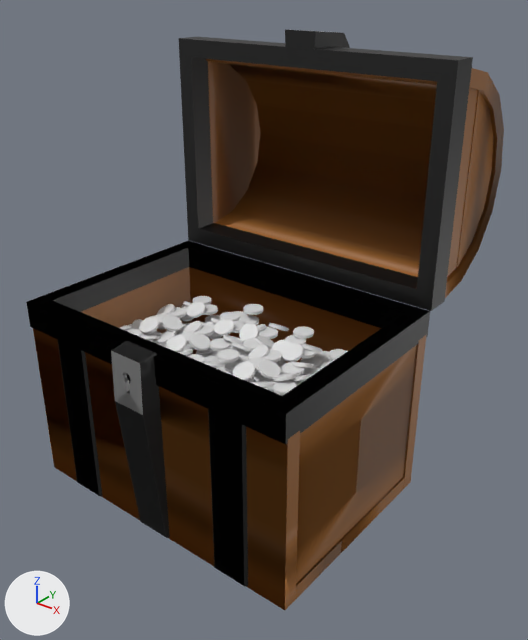
The FBX model juego/proyectoLibre/Assets/modelos/cofre.fbx as it was, and as the next commit left it.
Before and after are seen from a 50 mm camera at (4.87, -5.41, 5.62) aimed at (0.16, 0.47, 1.97). The lights are fixed; the arrows at lower left show +X, +Y and +Z. Where no turn or scale is listed for an object, it has been applied to the vertices.
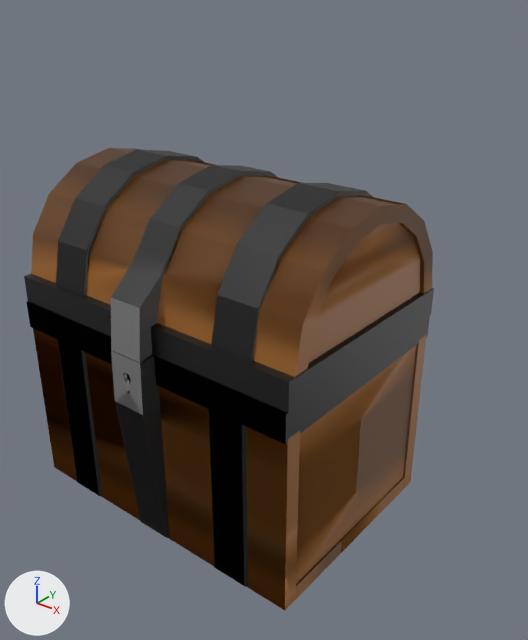
Patch to the scene script:
```diff
--- a/juego/proyectoLibre/Assets/modelos/cofre.fbx.py
+++ b/juego/proyectoLibre/Assets/modelos/cofre.fbx.py
@@ ob_cube_002 @@
 ob_cube_002 = bpy.data.objects.new('Cube.002', me_cube_004)
-ob_cube_002.location = (0.1, 2.09, 3.7)
-ob_cube_002.rotation_euler = (-1.569, 0.0, 0.0)  # degrees (-90, 0, 0)
+ob_cube_002.location = (0.1, -0.13, 3.05)
+ob_cube_002.rotation_euler = (-0.0128, 0.0, 0.0)  # degrees (-0.7, 0, 0)
 ob_cube_002.scale = (0.953, 0.995, 1.01)
```

Pixel boxes (x1, y1, x2, y2) of what changed, in the pictures (528 x 640 px):
'Cube.002', moved, turned: before (179, 29, 504, 311); after (24, 148, 434, 415)
